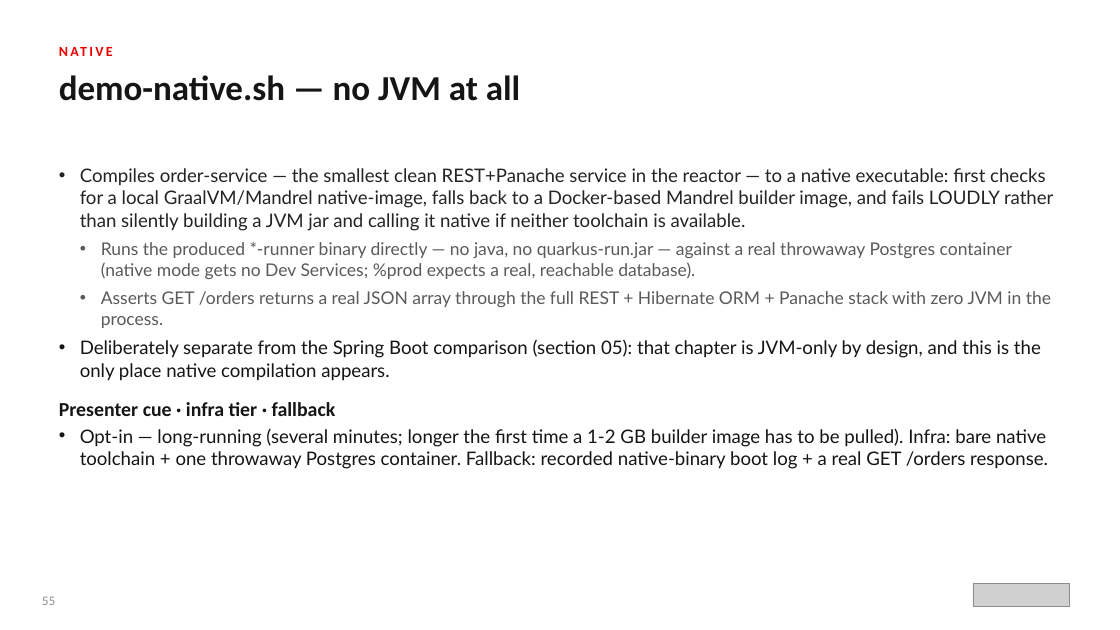
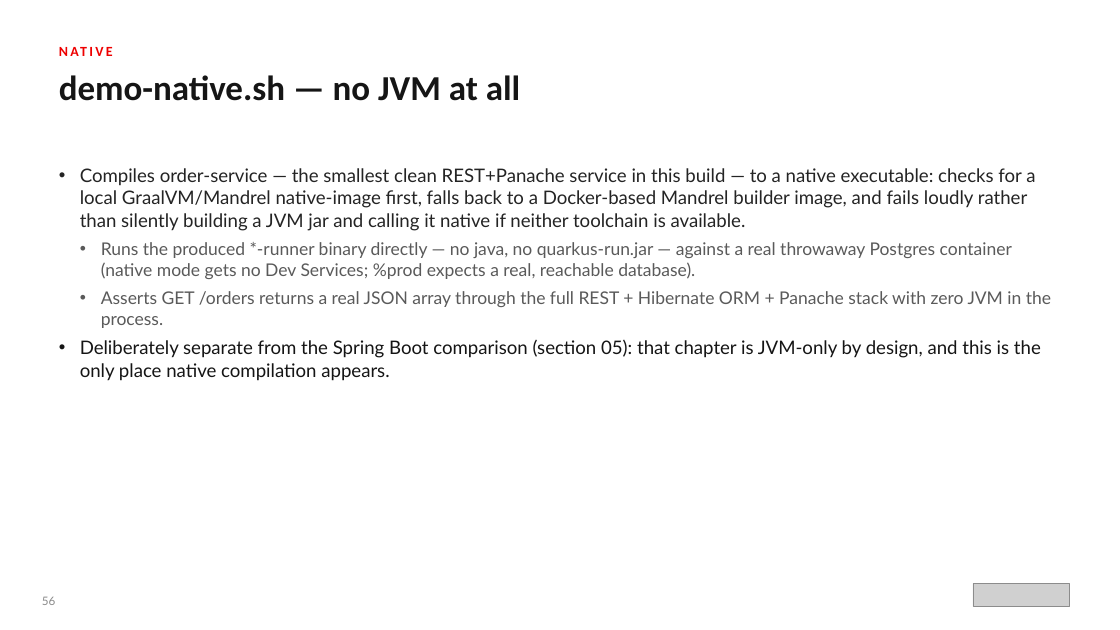
Before and after one commit to patterncatalyst/datamesh-reference-arch-quarkus, a slide deck: slide 57 of presentation/datamesh-201/Datamesh-201-Quarkus-r1.0.pptx (slide 56 before the commit). Drawn at 1120x630 pixels with LibreOffice and Linux fonts; fonts in the diff are those of the drawing; grey boxes stand for pictures. Boxes give left, top, right and bottom in pixels: in the first picture for what was removed or moved away, otherwise in the second. Text is boxed around its words. In the diff, an @@ line names an element or a change of style, - is before the commit and + after.

```diff
--- a/presentation/datamesh-201/Datamesh-201-Quarkus-r1.0.pptx
+++ b/presentation/datamesh-201/Datamesh-201-Quarkus-r1.0.pptx
@@ text at bbox=[80, 168, 1035, 231]: text changed @@
-• Compiles order-service — the smallest clean REST+Panache service in the reactor — to a native executable: first checks for a local GraalVM/Mandrel native-image, falls back to a Docker-based Mandrel builder image, and fails LOUDLY rather than silently building a JVM jar and calling it native if neither toolchain is available.
+• Compiles order-service — the smallest clean REST+Panache service in this build — to a native executable: checks for a local GraalVM/Mandrel native-image first, falls back to a Docker-based Mandrel builder image, and fails loudly rather than silently building a JVM jar and calling it native if neither toolchain is available.
@@ text at bbox=[59, 402, 1048, 469]: paragraphs removed @@
-Presenter cue · infra tier · fallback
-• Opt-in — long-running (several minutes; longer the first time a 1-2 GB builder image has to be pulled). Infra: bare native toolchain + one throwaway Postgres container. Fallback: recorded native-binary boot log + a real GET /orders response.
```
Also in this commit, not shown: 70 other slides changed, 1 slide added, 5 other files.
